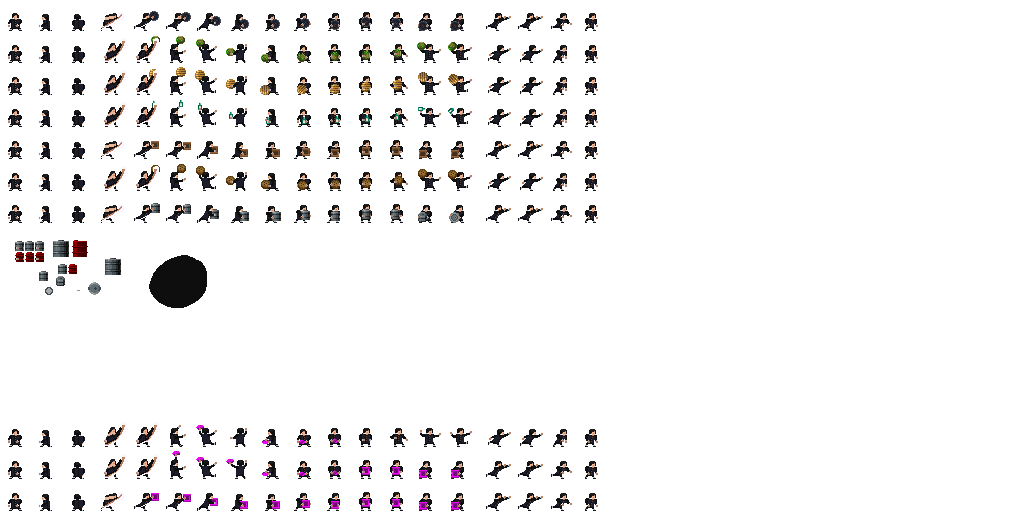
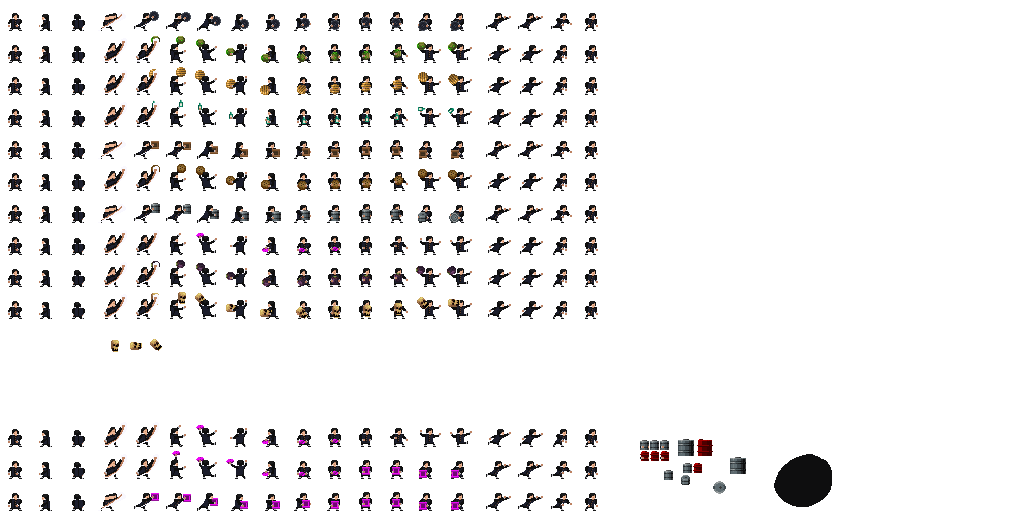
Layered file, before and after one edit (1024 x 512). Changes by layer:
painted on "projectile layer" over [15, 212, 832, 507]
painted on "Main" over [8, 230, 598, 319]
painted on "projectile layer 2" over [151, 261, 238, 312]
